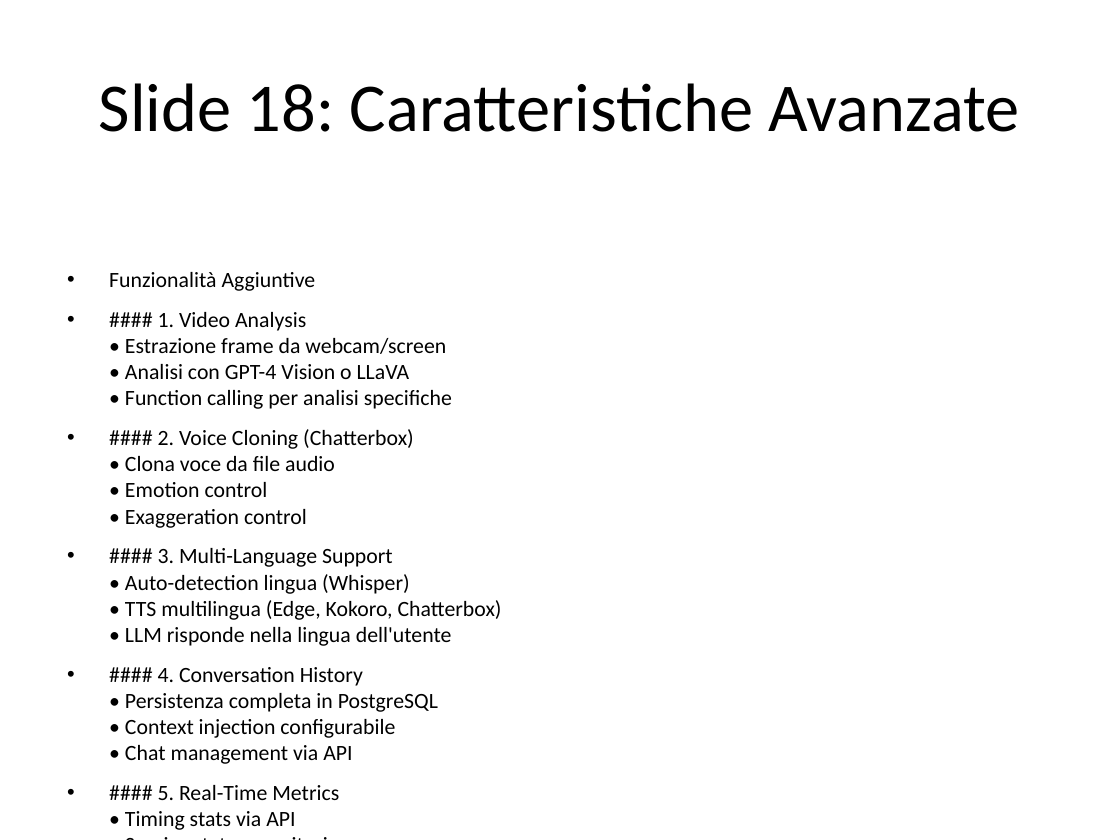
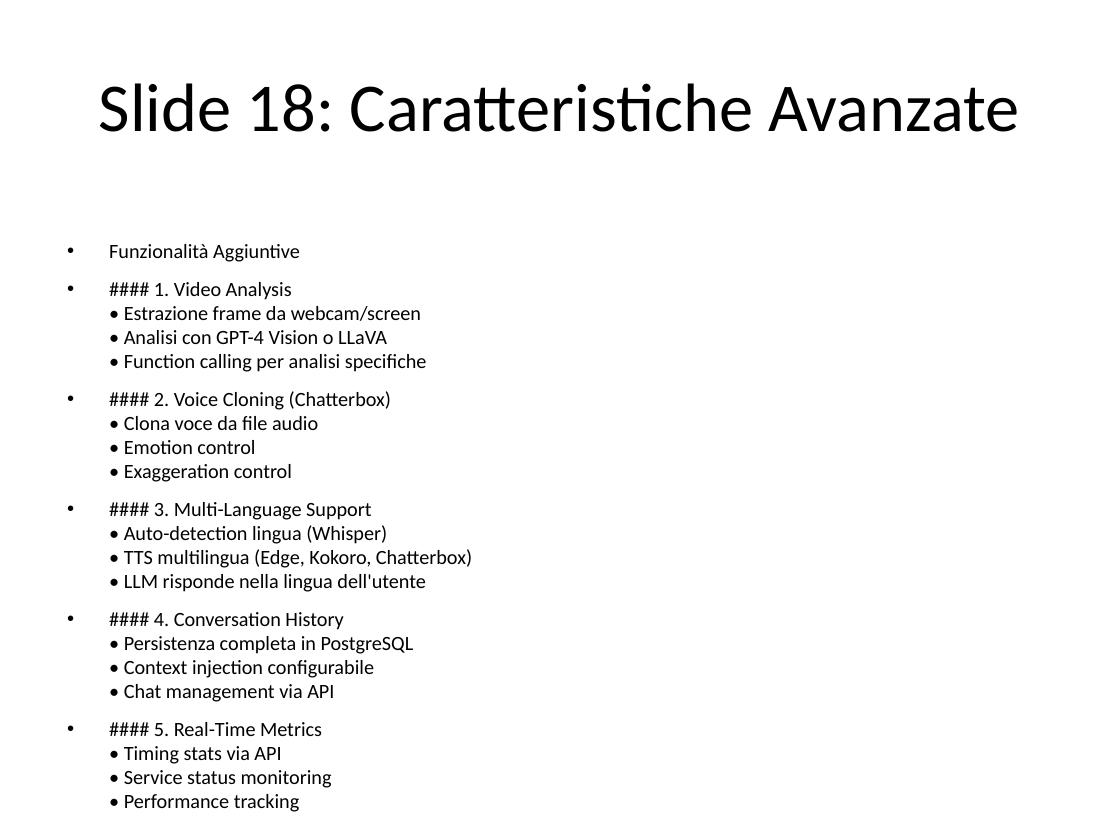
Before and after one commit to virtualrobotix/sophyai_voice_agent, a slide deck: slide 19 of PRESENTAZIONE_TECNICA.pptx. Drawn at 1120x840 pixels with LibreOffice and Linux fonts; fonts in the diff are those of the drawing. Boxes give left, top, right and bottom in pixels: in the first picture for what was removed or moved away, otherwise in the second. Text is boxed around its words. In the diff, an @@ line names an element or a change of style, - is before the commit and + after.

```diff
--- a/PRESENTAZIONE_TECNICA.pptx
+++ b/PRESENTAZIONE_TECNICA.pptx
@@ text "Funzionalità Aggiuntive": place and size @@
-text "Funzionalità Aggiuntive" at [109,272,502,830]
+text "Funzionalità Aggiuntive" at [109,244,472,812]
@@ text "Funzionalità Aggiuntive" at [109,244,472,812]: size 14 to 12.9 pt @@
```
Also in this commit, not shown: 1 other slide changed, 9 other files.
